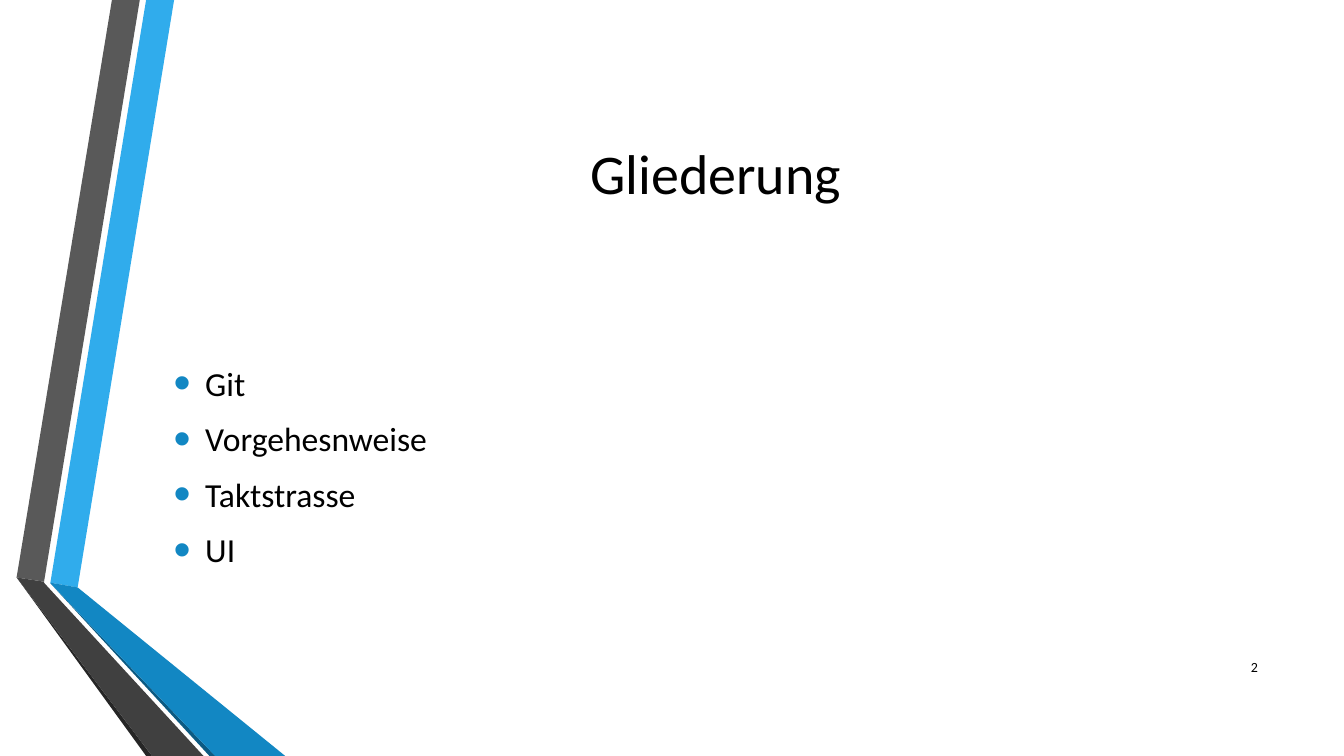
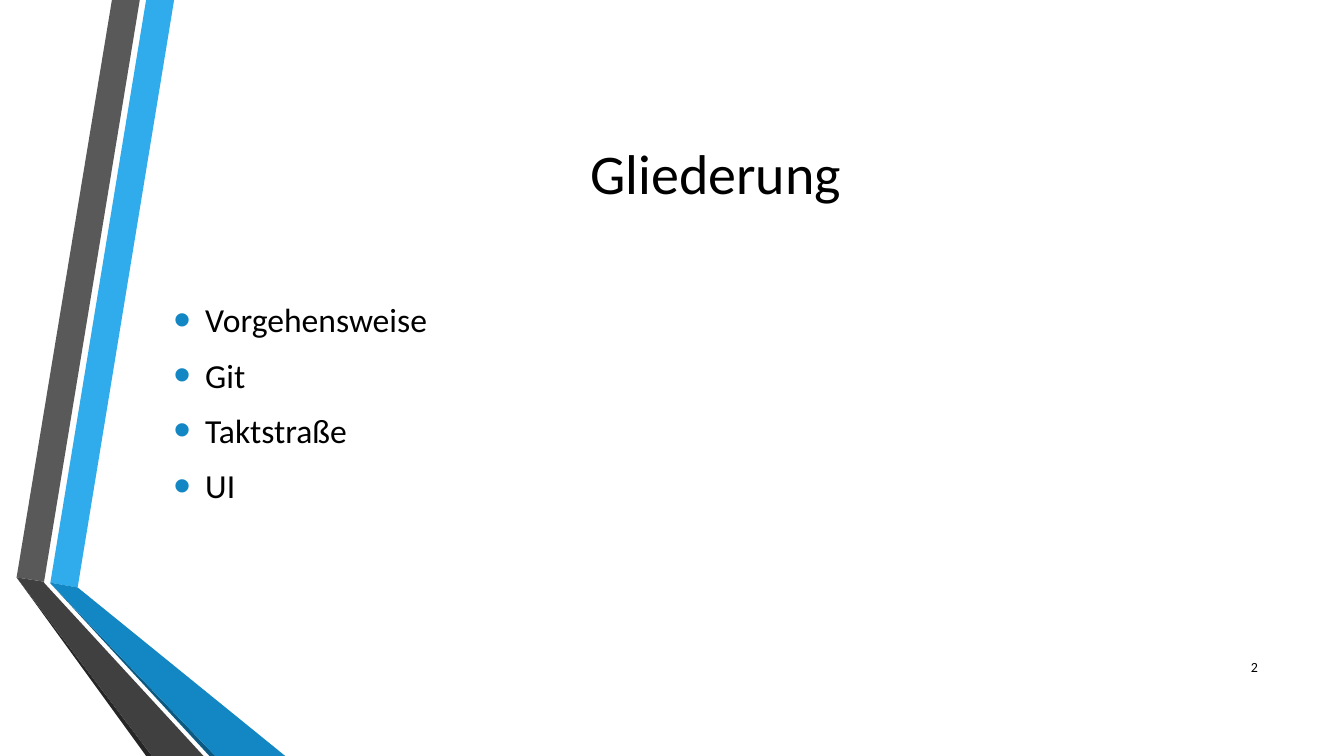
Before and after one commit to philipwagner1994/ProjectDHBW, a slide deck: slide 2 of Documentation/Projektpräsentationabschluss.pptx. Drawn at 1344x756 pixels with LibreOffice and Linux fonts; fonts in the diff are those of the drawing; background and template pictures are left out. Boxes give left, top, right and bottom in pixels: in the first picture for what was removed or moved away, otherwise in the second. Text is boxed around its words. In the diff, an @@ line names an element or a change of style, - is before the commit and + after.

```diff
--- a/Documentation/Projektpräsentationabschluss.pptx
+++ b/Documentation/Projektpräsentationabschluss.pptx
@@ text "Vorgehensweise" at <box>205,308,427,499</box>: vertical alignment middle to top @@
@@ text at <box>205,308,427,338</box>: paragraph added @@
+• Vorgehensweise
@@ text at <box>205,419,347,444</box>: text changed @@
-• Vorgehesnweise
-• Taktstrasse
+• Taktstraße
```
Also in this commit, not shown: 5 other slides changed.
